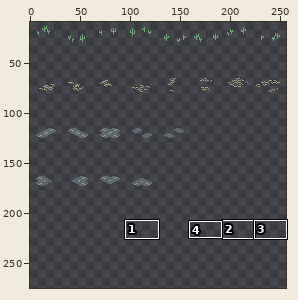
Sprite sheet: assets/overworld/overworld_tile_decorations.png. The first picture is a wide view before the edit; the outline marks the close-up.
Close-up. Before the commit:
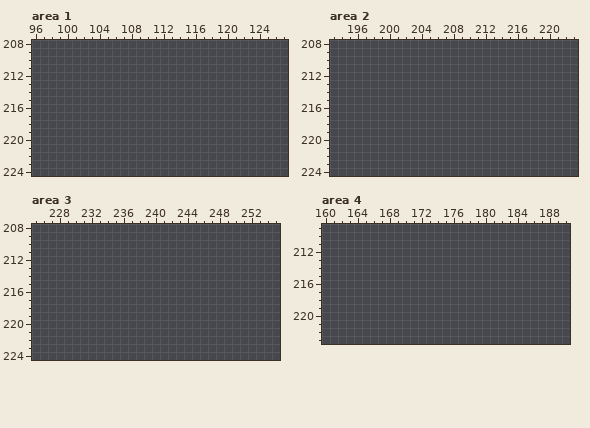
The file is 256x384 pixels. Shown: area 1: x 96..127, y 208..224; area 2: x 193..223, y 208..224; area 3: x 225..255, y 208..224; area 4: x 160..190, y 209..223. The wide view leaves out empty margins. The commit also changed other parts of the picture, which this record leaves out.
Now the later version:
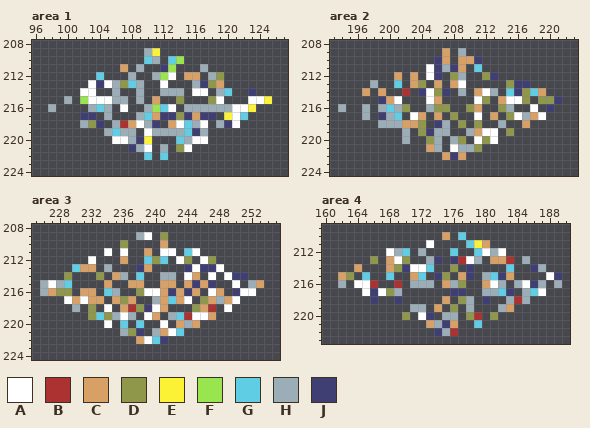
Palette (. is transparent): A #ffffff  B #ac3232  C #d9a066  D #8f974a  E #fbf236  F #99e550  G #5fcde4  H #9badb7  J #3f3f74
Change:
Changed rows in their new state; - is an unchanged pixel.
Area 1:
first column x 98:
209 ------------HE--------------
210 ------------GH-GF-----------
211 ---------C-H--JF---H--------
212 ------G---H--HFA-CC-HD------
213 -----AJAHDGH--A---HJDC------
214 ----AA--H--H--HHH-AA-HG--J--
215 --H-FAAAHH-H-C--D---DA---AAE
216 H----HGH-A--HFGA-HHHHHHAAE--
217 ----JJ-H---HGCJJDJCJJ-EAG---
218 ----HDJ-HBCAHJ-CAGHA-HJA----
219 -------HGHH-AHHHHGJH--------
220 --------AAHJE---GHAA--------
221 ----------JHA-H-DA----------
222 ------------G-G-------------
Area 2:
first column x 194:
209 -------------C-H------------
210 ------------JC-CCJ----------
211 -----------AJHJC-G----------
212 -------C-C-AJ-DH--DJ--------
213 ----H--G-CD-C-CA-----DJJ----
214 ---C-C--B-JADJ-H-CAH-GJDGC--
215 -----JCA---AC----AD-CAAD-DDJ
216 H--H-HGHD--HDD--DC--DH--A-J-
217 ---H-JHG-AC-C-D--A-C-DAHCA--
218 -----HHHCCD-JH-D-D--H--C----
219 --------H-DJHH--HCAA-D------
220 --------H--DH-HD-ADA--------
221 -----------CH-AHHD----------
222 -------------CJC------------
Area 3:
first column x 226:
209 ------------HA-D------------
210 ----------D----C------------
211 --------A-A--C-AA-GA--------
212 ------A---C--GDG-AD-AD------
213 ----GCC-H---JC----JAJJA-----
214 ---D---D-CH-G--HH-AC-A-AJJ--
215 HAHG----C--CC--CC-CJCJ--A-HC
216 HCDD-CC-GH--DAACJCJC-AC-JAA-
217 ---ACACC-CDC--HCGCA-DCHCA---
218 ----H-D-A-CBDJAC---DCB-A----
219 ------DGDHAH-AC-HGBAAC------
220 --------A-G-G--A-CHC--------
221 ----------HDJ-HCAG----------
222 ------------CAGJ------------
Area 4:
first column x 162:
210 -------------C-G------------
211 -----------A----GEC---------
212 ------AHG-H---G--GAHA-------
213 ----D-CAD--HJ-JBAH-CCB-H----
214 --C---CDJAAG--D-J----G--JH--
215 CD-G--G--CG-JD-CJ-HGJC----AJ
216 H-AAB--B-HHH-CHD--CAH-HAJH-H
217 ---AJADH------JJ--HHGJ-HGA--
218 ----J--J-----C-DH-J--HBH----
219 ---------HH-C-D-H---HC------
220 --------D-AJ-HH-DB-D--------
221 -----------CHJC--G----------
222 ------------JHB-------------
Changed places in both close-ups, as pixel boxes (x1, y1, x2, y2):
added: (48, 48, 272, 160)
added: (338, 48, 562, 160)
added: (40, 232, 264, 344)
added: (338, 232, 562, 336)
